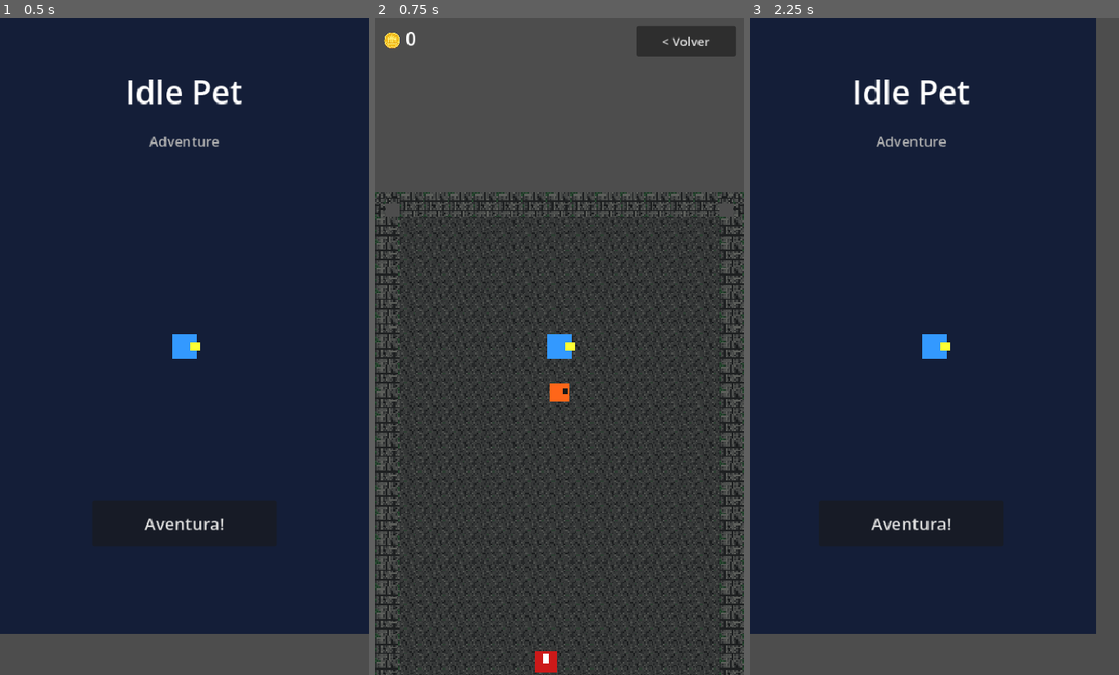
Above: before the commit, frames 1-3 (left to right).
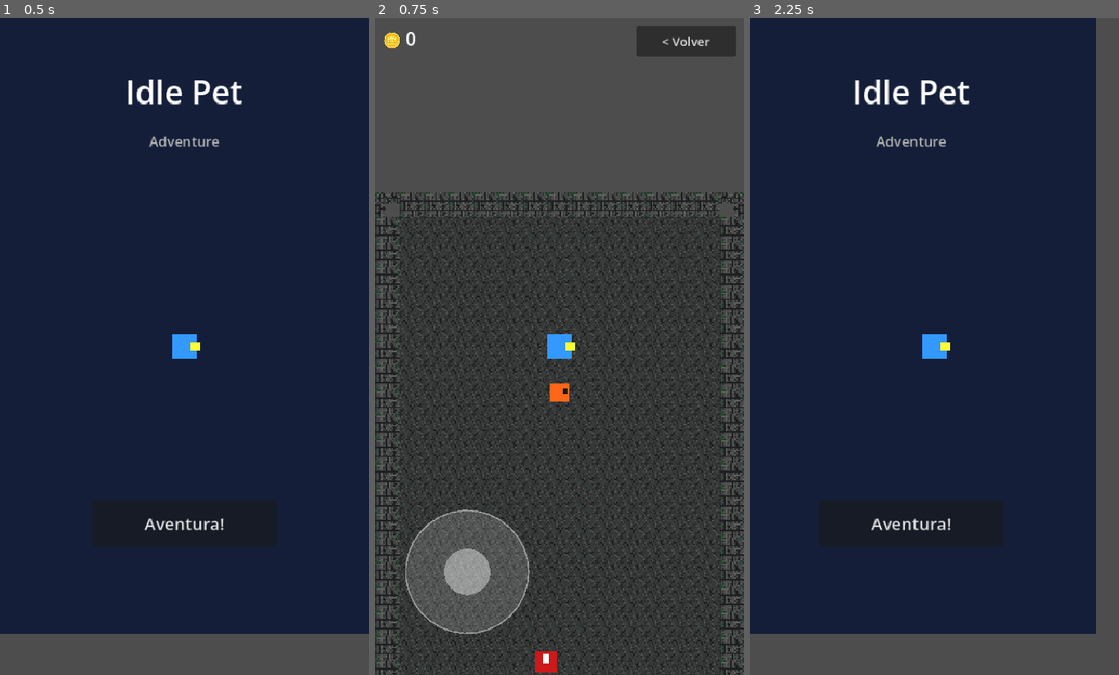
Above: after the commit, the same moments.

Repository: estebo0/idle-pet-game
Game: Godot game, scene res://scenes/Lobby.tscn
Two runs of this game, one before a commit and one after it. Both use one fixed random seed, a clock stepped at 60 frames per second and the inputs below.
Inputs (mouse positions are in pixels of both pictures, inside the frame that each line leads up to):
- Up to frame 1 (0.5 s): no input
- Up to frame 2 (0.75 s): click "Aventura!" at 0.5 s
- Up to frame 3 (2.25 s): click "< Volver" at 1.25 s; tap Enter at 2 s; move the mouse to (1015, 313) at 2.02 s; hold Right (ui_right) from 2.03 s (still down); click (1015, 313) at 2.17 s

Frame 1 is identical in both runs. In frame 2, 5.0% of the frame differs, in the area x 8-42%, y 74-94%; in frame 3, nothing differs.

Commit message:
Add touch joystick for mobile control

Diff:
--- a/scenes/Dungeon.tscn
+++ b/scenes/Dungeon.tscn
@@ -1,10 +1,11 @@
-[gd_scene load_steps=6 format=3 uid="uid://dungeon00001"]
+[gd_scene load_steps=7 format=3 uid="uid://dungeon00001"]
 
 [ext_resource type="Script" path="res://scripts/Dungeon.gd" id="1_dun"]
 [ext_resource type="PackedScene" uid="uid://b1player00001" path="res://scenes/Player.tscn" id="2_dun"]
 [ext_resource type="PackedScene" uid="uid://pet00001" path="res://scenes/Pet.tscn" id="3_dun"]
 [ext_resource type="Script" path="res://scripts/EnemySpawner.gd" id="4_dun"]
 [ext_resource type="Script" path="res://scripts/DungeonMap.gd" id="5_dun"]
+[ext_resource type="Script" path="res://scripts/Joystick.gd" id="6_dun"]
 
 [node name="Dungeon" type="Node2D"]
 script = ExtResource("1_dun")
@@ -38,3 +39,7 @@
 offset_bottom = 50.0
 theme_override_font_sizes/font_size = 16
 text = "< Volver"
+
+[node name="Joystick" type="Node2D" parent="HUD"]
+script = ExtResource("6_dun")
+position = Vector2(120, 720)
--- /dev/null
+++ b/scenes/Joystick.tscn
@@ -0,0 +1,7 @@
+[gd_scene load_steps=2 format=3 uid="uid://joystick00001"]
+
+[ext_resource type="Script" path="res://scripts/Joystick.gd" id="1_joy"]
+
+[node name="Joystick" type="Node2D"]
+script = ExtResource("1_joy")
+position = Vector2(120, 720)
--- a/scripts/Dungeon.gd
+++ b/scripts/Dungeon.gd
@@ -7,6 +7,8 @@
 	$HUD/BackButton.pressed.connect(_on_back_pressed)
 	GameManager.coins_changed.connect(_on_coins_changed)
 	$HUD/CoinLabel.text = "🪙 %d" % GameManager.coins
+	# Conectar joystick al jugador
+	$HUD/Joystick.direction_changed.connect($Player.set_joystick_direction)
 
 func _on_coins_changed(total: int) -> void:
 	$HUD/CoinLabel.text = "🪙 %d" % total
--- /dev/null
+++ b/scripts/Joystick.gd
@@ -0,0 +1,52 @@
+extends Node2D
+
+signal direction_changed(dir: Vector2)
+
+const RADIUS = 80.0
+const KNOB_RADIUS = 30.0
+
+var touching: bool = false
+var touch_index: int = -1
+var base_pos: Vector2 = Vector2.ZERO
+var knob_pos: Vector2 = Vector2.ZERO
+var direction: Vector2 = Vector2.ZERO
+
+func _ready() -> void:
+	base_pos = position
+	knob_pos = position
+
+func _input(event: InputEvent) -> void:
+	if event is InputEventScreenTouch:
+		if event.pressed and not touching:
+			if event.position.distance_to(base_pos) < RADIUS * 1.5:
+				touching = true
+				touch_index = event.index
+				_update_knob(event.position)
+		elif not event.pressed and event.index == touch_index:
+			touching = false
+			touch_index = -1
+			knob_pos = base_pos
+			direction = Vector2.ZERO
+			direction_changed.emit(direction)
+			queue_redraw()
+
+	elif event is InputEventScreenDrag:
+		if event.index == touch_index:
+			_update_knob(event.position)
+
+func _update_knob(touch: Vector2) -> void:
+	var offset = touch - base_pos
+	if offset.length() > RADIUS:
+		offset = offset.normalized() * RADIUS
+	knob_pos = base_pos + offset
+	direction = offset / RADIUS
+	direction_changed.emit(direction)
+	queue_redraw()
+
+func _draw() -> void:
+	# Base del joystick
+	draw_circle(Vector2.ZERO, RADIUS, Color(1, 1, 1, 0.15))
+	draw_arc(Vector2.ZERO, RADIUS, 0, TAU, 32, Color(1, 1, 1, 0.4), 2.0)
+	# Knob
+	var knob_offset = knob_pos - base_pos
+	draw_circle(knob_offset, KNOB_RADIUS, Color(1, 1, 1, 0.4))
--- a/scripts/Player.gd
+++ b/scripts/Player.gd
@@ -3,14 +3,18 @@
 const SPEED = 150.0
 
 var lobby_mode: bool = false
+var joystick_dir: Vector2 = Vector2.ZERO
 
 func _ready() -> void:
 	if get_parent().name == "Lobby":
 		lobby_mode = true
 
+func set_joystick_direction(dir: Vector2) -> void:
+	joystick_dir = dir
+
 func _process(delta: float) -> void:
+	# Teclado
 	var dir = Vector2.ZERO
-
 	if Input.is_action_pressed("ui_right"):
 		dir.x += 1
 	if Input.is_action_pressed("ui_left"):
@@ -20,6 +24,10 @@
 	if Input.is_action_pressed("ui_up"):
 		dir.y -= 1
 
+	# Joystick táctil (tiene prioridad si se está usando)
+	if joystick_dir.length() > 0.1:
+		dir = joystick_dir
+
 	if dir.length() > 0:
 		position += dir.normalized() * SPEED * delta
 
